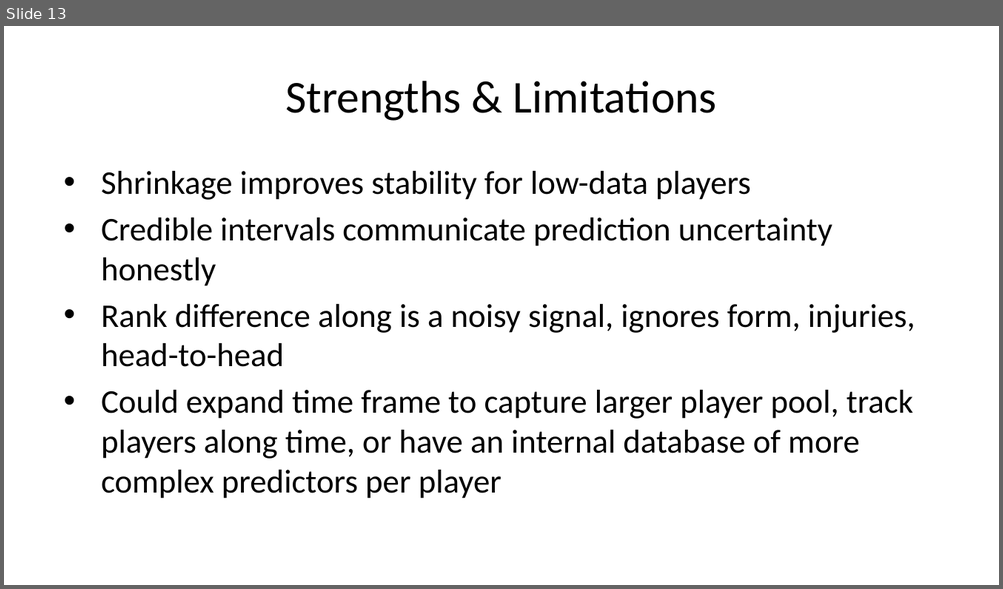
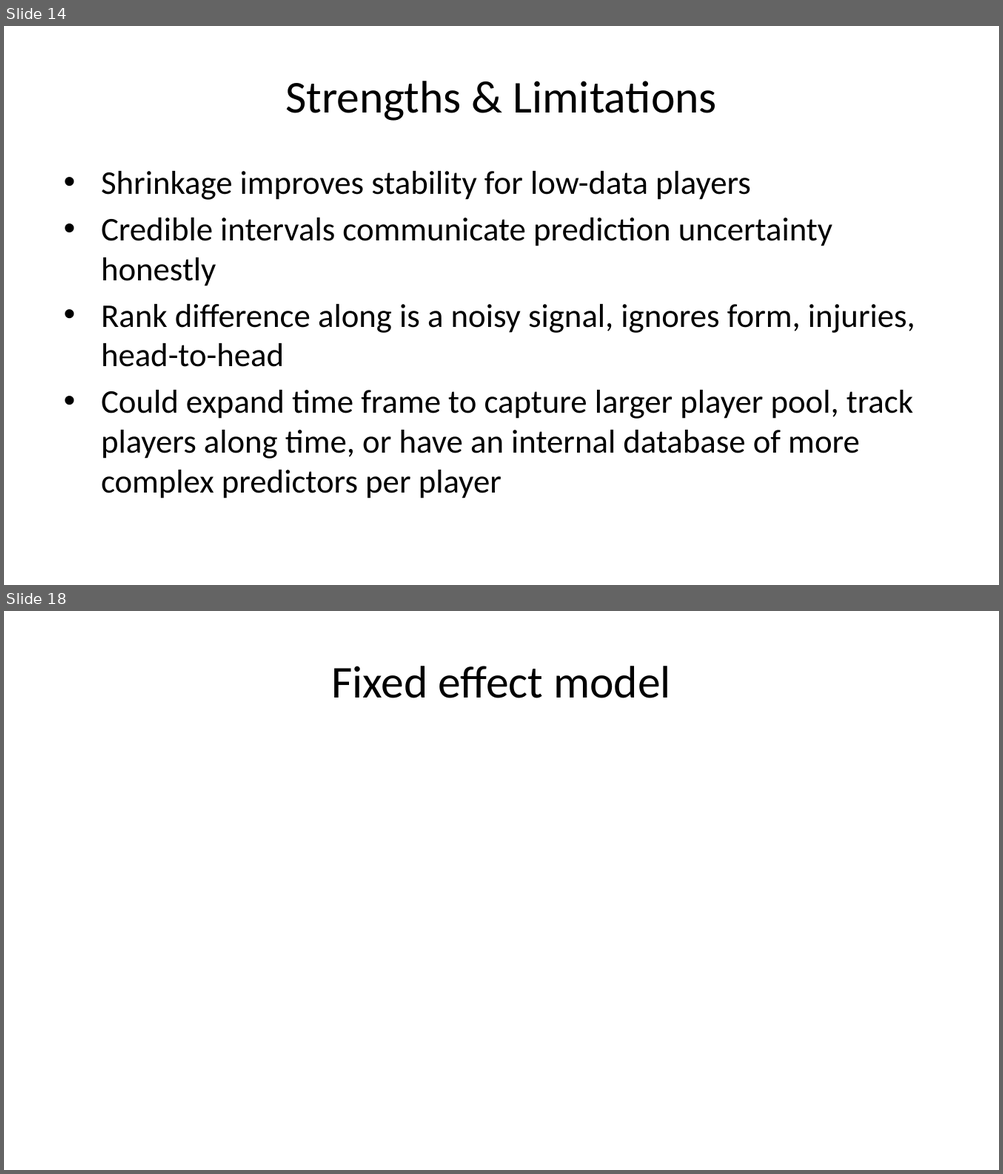
Before and after one commit to ryan-merser/ST540_Bayes, a slide deck: Presentation_files/Presentation2.pptx. Shown one above the other, each under a label of ours: slide 13 before the commit, slides 14 and 18 after it; the slides between them are not shown. The pictures are 1003x589 and 1003x1174 pixels, drawn with LibreOffice and Linux fonts; fonts in the diff are those of the drawing. Boxes give left, top, right and bottom in pixels: in the first picture for what was removed or moved away, otherwise in the second. Text is boxed around its words. In the diff, an @@ line names an element or a change of style, - is before the commit and + after.

```diff
--- a/Presentation_files/Presentation2.pptx
+++ b/Presentation_files/Presentation2.pptx
@@ slide 18 added at [4,611,999,1170], background #FFFFFF @@
@@ title added at [331,666,671,698], 33 pt, text #000000 @@
+Fixed effect model
@@ what was slide 13 is now slide 14 @@
```
Also in this commit, not shown: 4 slides changed, 4 other slides added, 2 slides removed, 7 other files.
